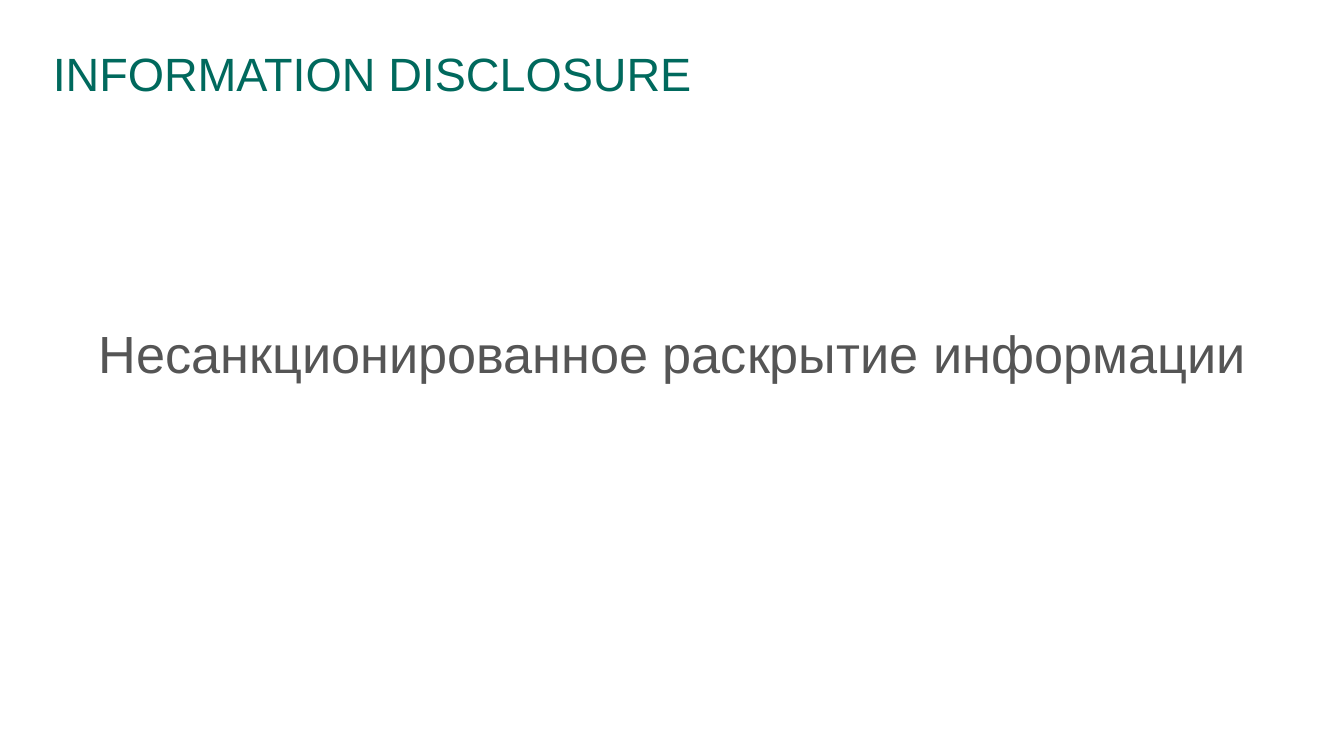
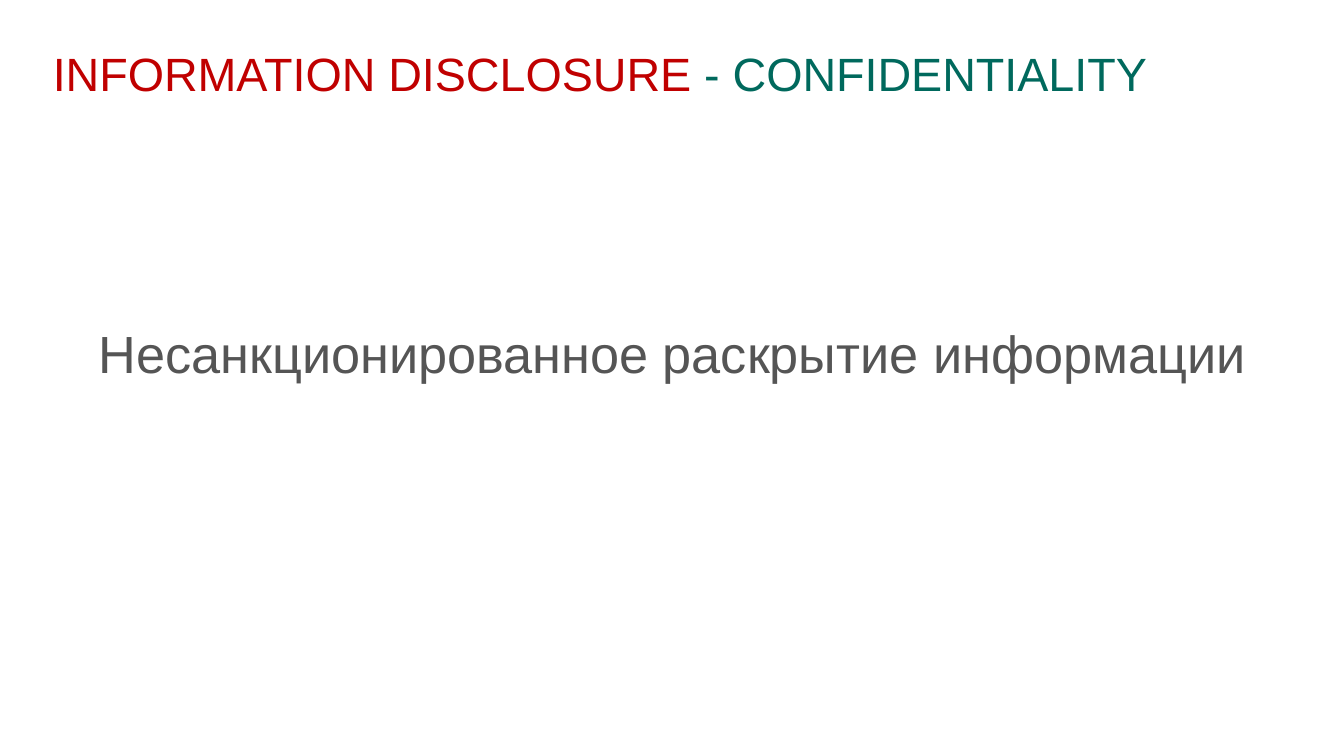
Before and after one commit to prograholic/prograholic.github.io, a slide deck: slide 12 of nsu_31_01_2017/31.01.2017_kutumov.pptx (slide 13 before the commit). Drawn at 1344x756 pixels with LibreOffice and Linux fonts; fonts in the diff are those of the drawing; background and template pictures are left out. Boxes give left, top, right and bottom in pixels: in the first picture for what was removed or moved away, otherwise in the second. Text is boxed around its words. In the diff, an @@ line names an element or a change of style, - is before the commit and + after.

```diff
--- a/nsu_31_01_2017/31.01.2017_kutumov.pptx
+++ b/nsu_31_01_2017/31.01.2017_kutumov.pptx
@@ title at box(53, 58, 1147, 92): text changed; text colour #00695D to #C00000 @@
-INFORMATION DISCLOSURE
+INFORMATION DISCLOSURE - CONFIDENTIALITY
```
Also in this commit, not shown: 8 other slides changed, 1 slide added, 1 slide removed, 1 other file.
